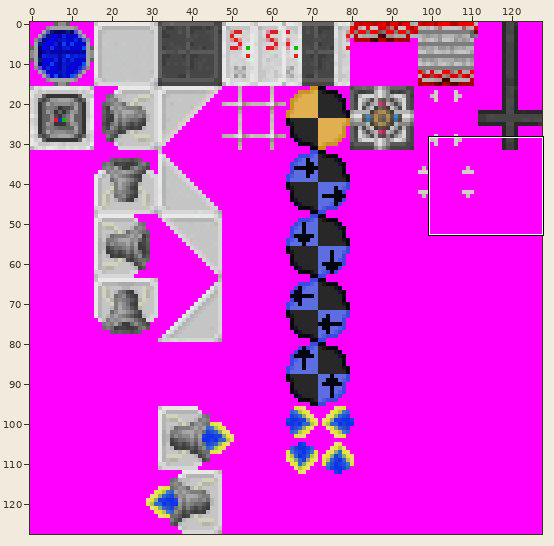
A sprite sheet gets an edit: textures/blocksprites.png. The first picture is a wide view before the edit; the outline marks the close-up.
Close-up. Earlier state:
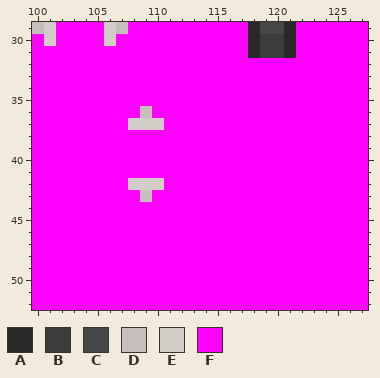
The file is 128x128 pixels. Colours within 5 levels of each other are drawn and written as one. Shown: x 100..127, y 29..52.
Palette (. is transparent): A #282828  B #3c3c3c  C #464646  D #c4bfba  E #d2cdc7  F #ff00ff
Pixels before, first column x 100:
29 DEFFFFEDFFFFFFFFFFACCAFFFFFF
30 FEFFFFEFFFFFFFFFFFABBAFFFFFF
31 FFFFFFFFFFFFFFFFFFABBAFFFFFF
32 FFFFFFFFFFFFFFFFFFFFFFFFFFFF
33 FFFFFFFFFFFFFFFFFFFFFFFFFFFF
34 FFFFFFFFFFFFFFFFFFFFFFFFFFFF
35 FFFFFFFFFFFFFFFFFFFFFFFFFFFF
36 FFFFFFFFFDFFFFFFFFFFFFFFFFFF
37 FFFFFFFFEEEFFFFFFFFFFFFFFFFF
38 FFFFFFFFFFFFFFFFFFFFFFFFFFFF
39 FFFFFFFFFFFFFFFFFFFFFFFFFFFF
40 FFFFFFFFFFFFFFFFFFFFFFFFFFFF
41 FFFFFFFFFFFFFFFFFFFFFFFFFFFF
42 FFFFFFFFEEEFFFFFFFFFFFFFFFFF
43 FFFFFFFFFDFFFFFFFFFFFFFFFFFF
44 FFFFFFFFFFFFFFFFFFFFFFFFFFFF
45 FFFFFFFFFFFFFFFFFFFFFFFFFFFF
46 FFFFFFFFFFFFFFFFFFFFFFFFFFFF
47 FFFFFFFFFFFFFFFFFFFFFFFFFFFF
48 FFFFFFFFFFFFFFFFFFFFFFFFFFFF
49 FFFFFFFFFFFFFFFFFFFFFFFFFFFF
50 FFFFFFFFFFFFFFFFFFFFFFFFFFFF
51 FFFFFFFFFFFFFFFFFFFFFFFFFFFF
52 FFFFFFFFFFFFFFFFFFFFFFFFFFFF
Once edited:
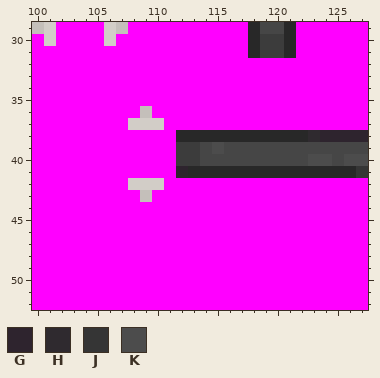
Colours new in this view: G #2e242e  H #2f2a2f  J #353535  K #4c4c4c
Changes in this commit:
Colour F becomes colour A in row 38 at x 112 to 122; in row 41 at x 113 to 126.
Colour F becomes colour B in rows 39 to 40 at x 112 to 113.
Colour F becomes colour C in row 39 at x 114 and 116 to 127; in row 40 at x 114 to 122 and 125.
Colour F becomes colour G in row 38 at x 124 to 127; in row 41 at x 112.
Colour F becomes colour H in row 38 at x 123.
Colour F becomes colour J in row 41 at x 127.
Colour F becomes colour K in row 39 at x 115; in row 40 at x 123 to 124 and 126 to 127.
Boxes around the changes in both close-ups, in picture pixels (x1, y1, x2, y2):
changed: (176, 130, 368, 178)
